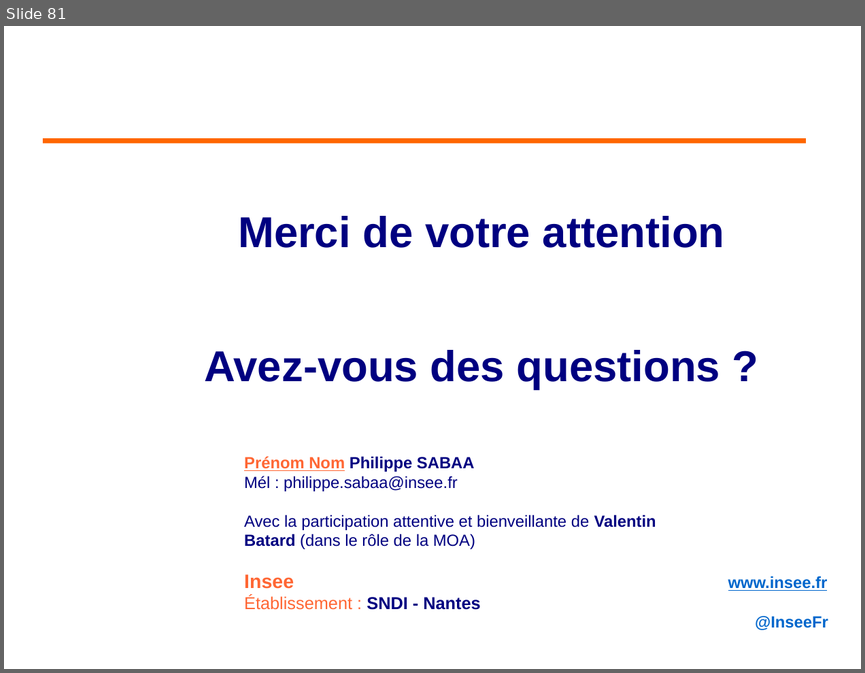
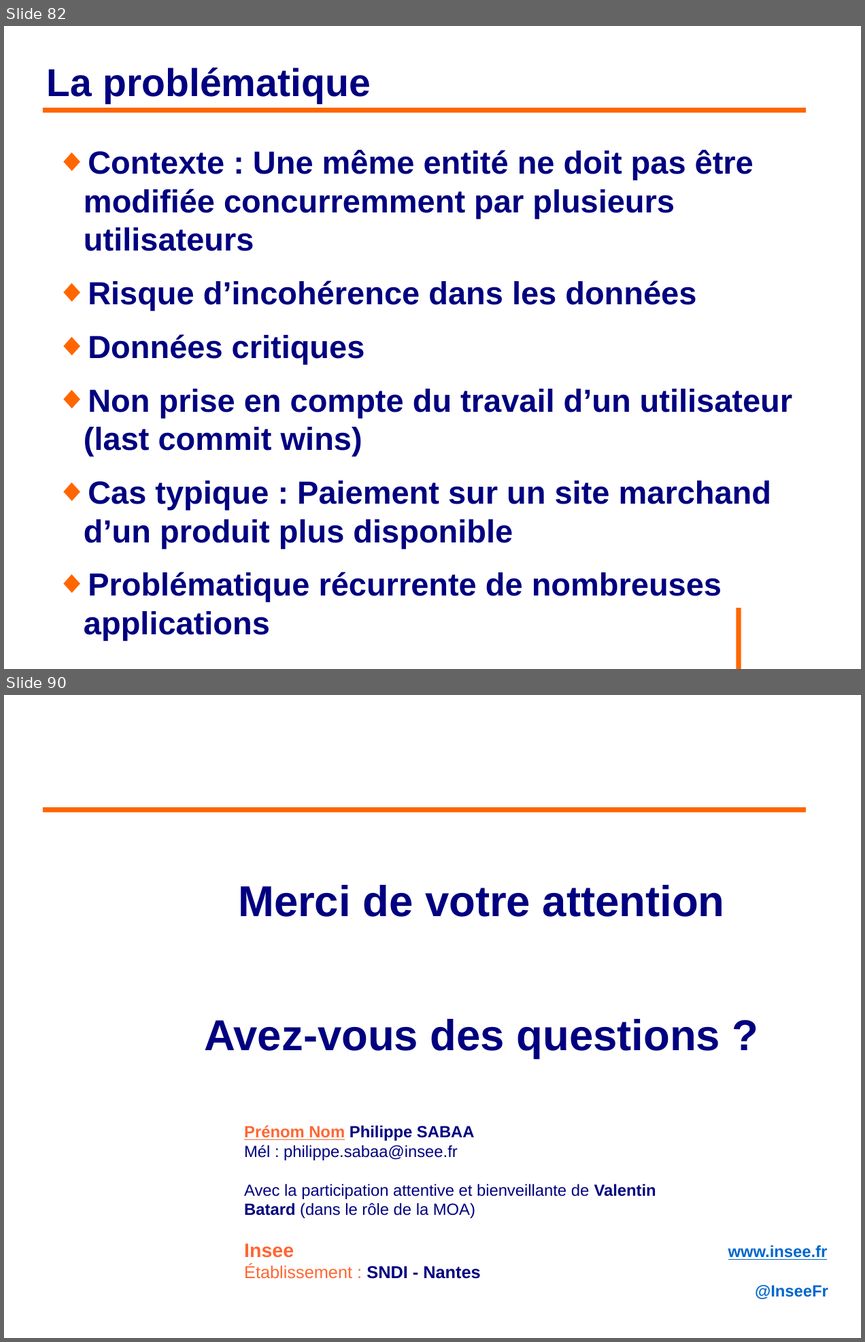
Before and after one commit to philphils/formation-hibernate-avancee, a slide deck: Documentation/diapo_formation_hibernate_avancee.odp. Shown one above the other, each under a label of ours: slide 81 before the commit, slides 82 and 90 after it; the slides between them are not shown. The pictures are 865x673 and 865x1342 pixels, drawn with LibreOffice and Linux fonts; fonts in the diff are those of the drawing; background and template pictures are left out. Boxes give left, top, right and bottom in pixels: in the first picture for what was removed or moved away, otherwise in the second. Text is boxed around its words. In the diff, an @@ line names an element or a change of style, - is before the commit and + after.

```diff
--- a/Documentation/diapo_formation_hibernate_avancee.odp
+++ b/Documentation/diapo_formation_hibernate_avancee.odp
@@ slide 82 added at box(4, 26, 861, 669), background #FFFFFF @@
@@ title added at box(47, 67, 370, 104), 36 pt, text #000080, bold @@
+La problématique
@@ line added from (43, 110) to (806, 110), #FF6600 4.54 pt @@
@@ text added at box(84, 150, 792, 548), 29.6 pt, text #000080, bold @@
+◆ Contexte : Une même entité ne doit pas être modifiée concurremment par plusieurs utilisateurs
+◆ Risque d’incohérence dans les données
+◆ Données critiques
+◆ Non prise en compte du travail d’un utilisateur (last commit wins)
+◆ Cas typique : Paiement sur un site marchand d’un produit plus disponible
+◆ Problématique récurrente de nombreuses applications
@@ line added from (738, 607) to (738, 669), #FF6600 4.54 pt @@
@@ what was slide 81 is now slide 90 @@
```
Also in this commit, not shown: 2 slides changed, 8 other slides added.
